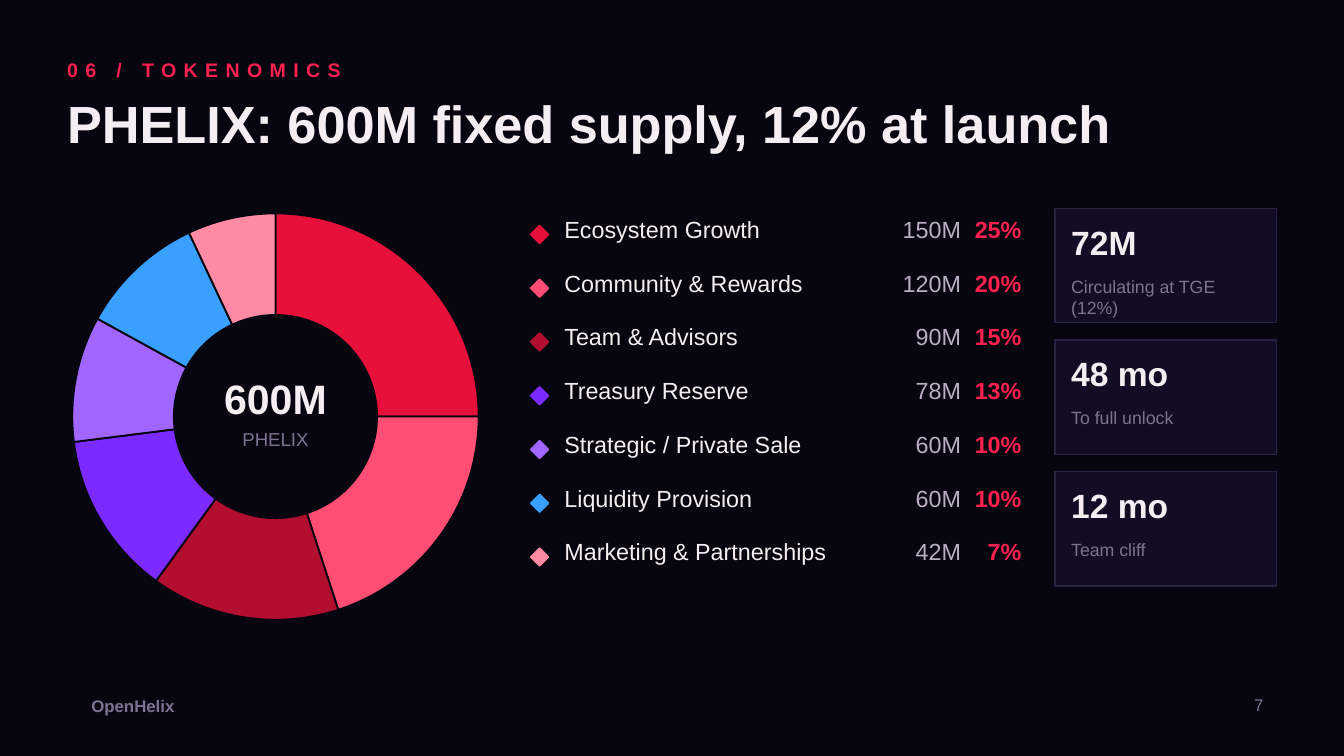
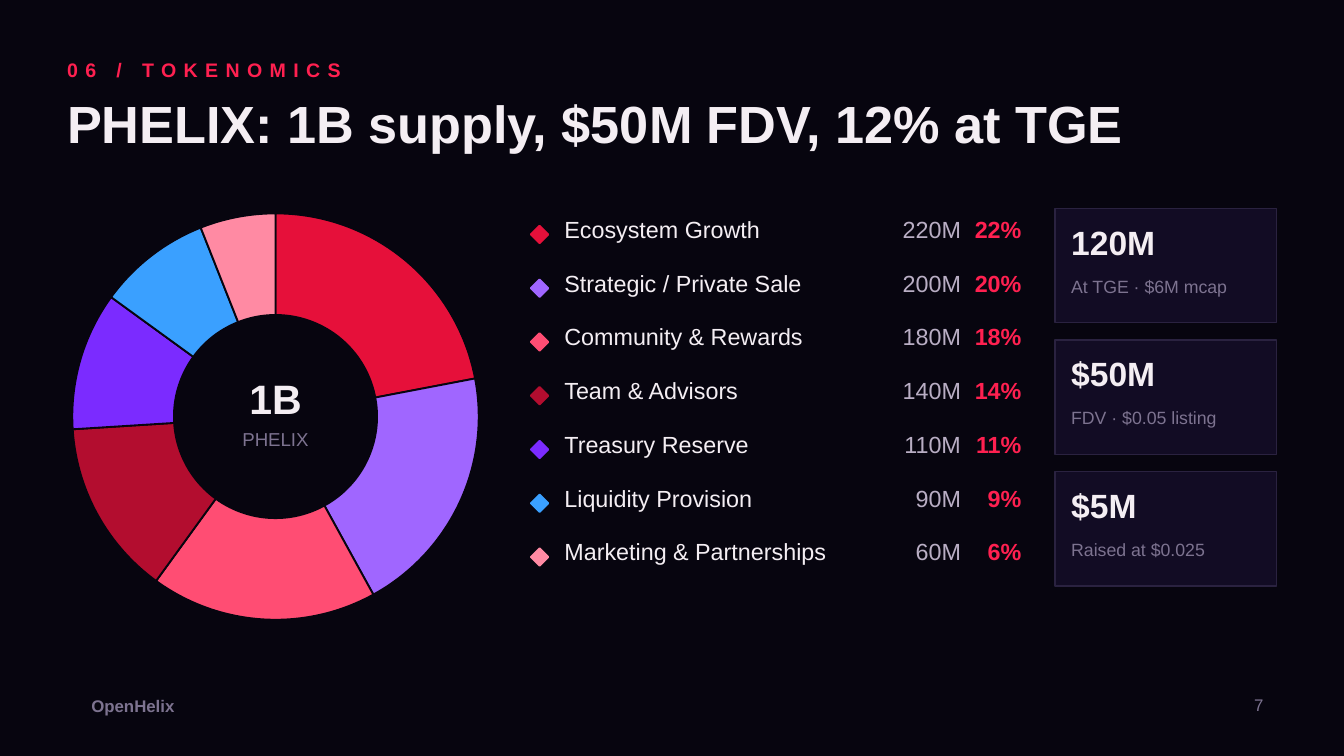
Before and after one commit to Cautiouszeal1/openhelix, a slide deck: slide 7 of OpenHelix-Pitch-Deck.pptx. Drawn at 1344x756 pixels with LibreOffice and Linux fonts; fonts in the diff are those of the drawing; background and template pictures are left out. Boxes give left, top, right and bottom in pixels: in the first picture for what was removed or moved away, otherwise in the second. Text is boxed around its words. In the diff, an @@ line names an element or a change of style, - is before the commit and + after.

```diff
--- a/OpenHelix-Pitch-Deck.pptx
+++ b/OpenHelix-Pitch-Deck.pptx
@@ text at <box>67,104,1122,153</box>: text changed @@
-PHELIX: 600M fixed supply, 12% at launch
+PHELIX: 1B supply, $50M FDV, 12% at TGE
@@ doughnut chart at <box>54,195,497,638</box> @@
-categories: Ecosystem Growth, Community & Rewards, Team & Advisors, Treasury Reserve, Strategic / Private Sale, Liquidity Provision, Marketing & Partnerships
+categories: Ecosystem Growth, Strategic / Private Sale, Community & Rewards, Team & Advisors, Treasury Reserve, Liquidity Provision, Marketing & Partnerships
-Series 1: 25, 20, 15, 13, 10, 10, 7
+Series 1: 22, 20, 18, 14, 11, 9, 6
@@ colours of single points changed @@
@@ text at <box>903,221,961,238</box>: text changed @@
-150M
+220M
@@ text at <box>975,221,1022,238</box>: text changed @@
-25%
+22%
@@ text at <box>1071,231,1155,256</box>: text changed @@
-72M
+120M
@@ text "Strategic / Private Sale": place and size @@
-text "Strategic / Private Sale" at <box>564,436,802,458</box>
+text "Strategic / Private Sale" at <box>564,275,802,297</box>
@@ diamond at <box>531,280,548,297</box>: fill #FF4D73 to #A066FF; outline #FF4D73 1 pt to #A066FF 1 pt @@
@@ text at <box>903,275,961,292</box>: text changed @@
-120M
+200M
@@ text at <box>1071,280,1227,297</box>: text changed @@
-Circulating at TGE (12%)
+At TGE · $6M mcap
@@ text at <box>903,328,961,345</box>: text changed @@
-90M
+180M
@@ text at <box>975,328,1022,346</box>: text changed @@
-15%
+18%
@@ diamond at <box>531,333,548,351</box>: fill #B30D2F to #FF4D73; outline #B30D2F 1 pt to #FF4D73 1 pt @@
@@ text at <box>249,385,301,414</box>: text changed @@
-600M
+1B
@@ diamond at <box>531,387,548,405</box>: fill #7B2BFF to #B30D2F; outline #7B2BFF 1 pt to #B30D2F 1 pt @@
@@ text at <box>903,382,961,399</box>: text changed @@
-78M
+140M
@@ text at <box>975,382,1022,399</box>: text changed @@
-13%
+14%
@@ text at <box>1071,361,1155,389</box>: text changed @@
-48 mo
+$50M
@@ text at <box>1071,411,1216,428</box>: text changed @@
-To full unlock
+FDV · $0.05 listing
@@ diamond at <box>531,441,548,458</box>: fill #A066FF to #7B2BFF; outline #A066FF 1 pt to #7B2BFF 1 pt @@
@@ 4 texts: place and size @@
-4 texts at <box>564,275,961,507</box>
+4 texts at <box>564,328,961,560</box>
@@ text at <box>904,436,961,453</box>: text changed @@
-60M
+110M
@@ text at <box>976,436,1021,453</box>: text changed @@
-10%
+11%
@@ text added at <box>916,490,961,507</box>, 12.5 pt, text #B9AEC4 @@
+90M
@@ text at <box>988,490,1022,508</box>: text changed @@
-10%
+9%
@@ text at <box>1071,493,1136,521</box>: text changed @@
-12 mo
+$5M
@@ text removed at <box>916,543,961,560</box> @@
-42M
@@ text at <box>988,543,1022,561</box>: text changed @@
-7%
+6%
@@ text at <box>1071,543,1205,557</box>: text changed @@
-Team cliff
+Raised at $0.025
```
Also in this commit, not shown: 3 other slides changed, 12 other files.
